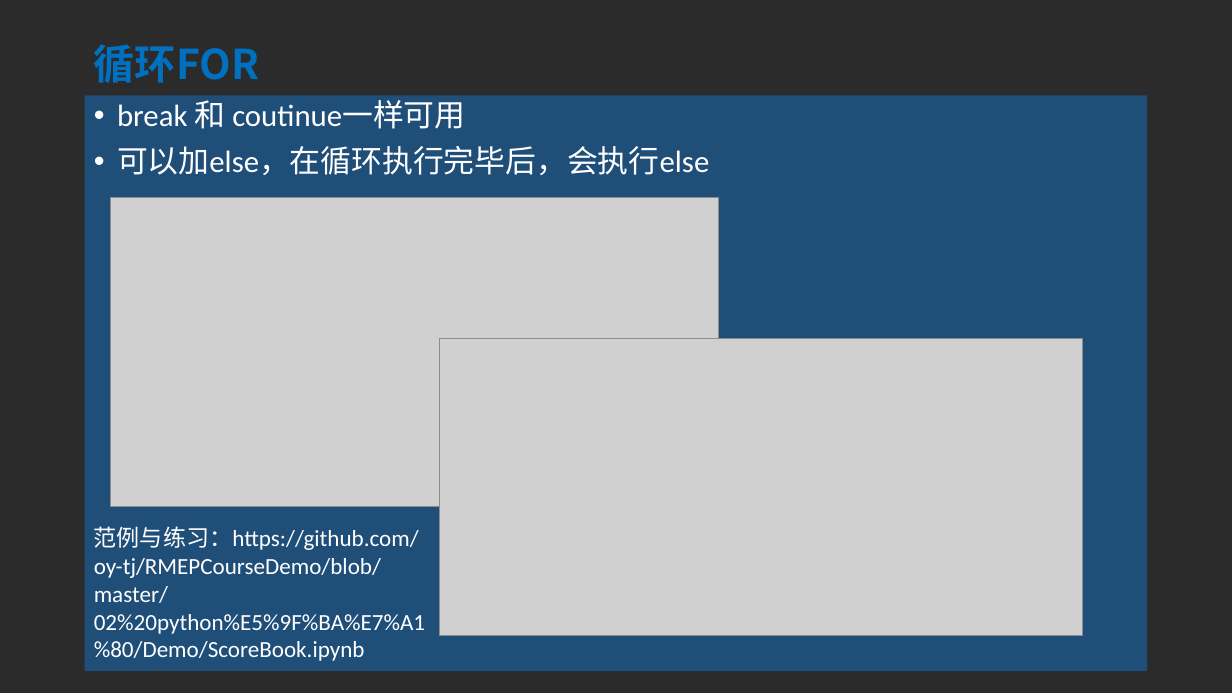
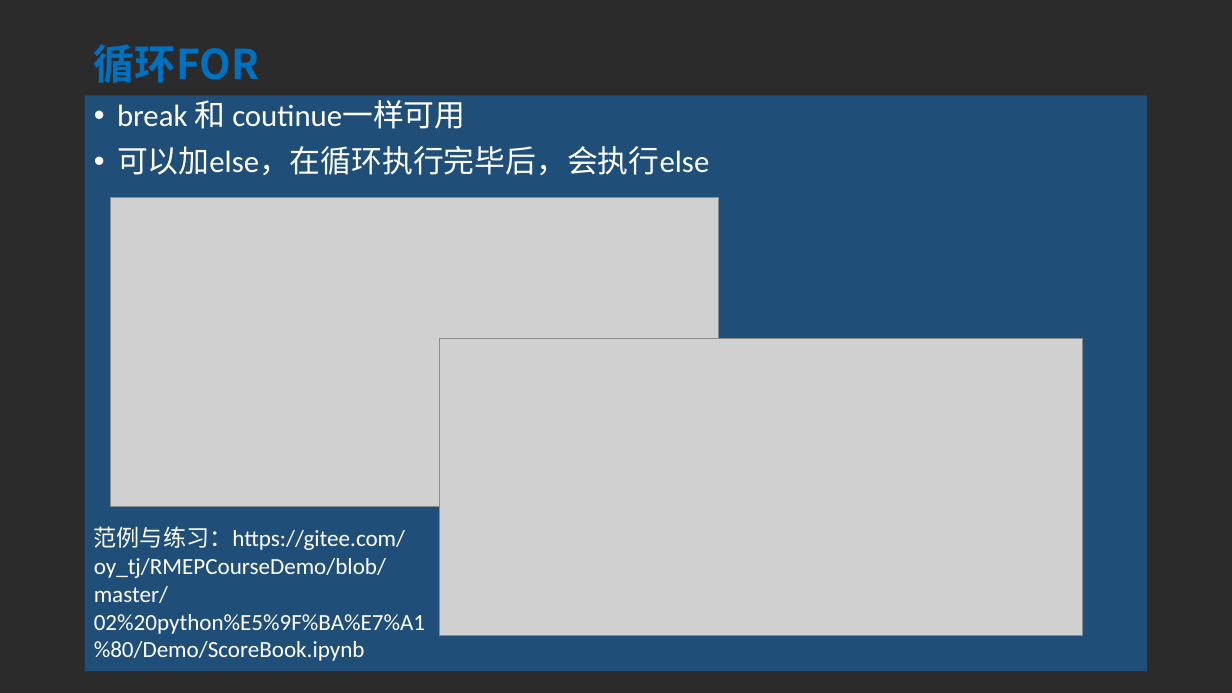
Before and after one commit to oy-tj/RMEPCourseDemo, a slide deck: slide 10 of 02 python基础/02-2 Python基础.pptx. Drawn at 1232x693 pixels with LibreOffice and Linux fonts; fonts in the diff are those of the drawing; grey boxes stand for pictures; background and template pictures are left out; a plain dark background stands for a picture behind light text. Boxes give left, top, right and bottom in pixels: in the first picture for what was removed or moved away, otherwise in the second. Text is boxed around its words. In the diff, an @@ line names an element or a change of style, - is before the commit and + after.

Commit message:
modified url of exp in 02,url is changed to gitee

```diff
--- a/02 python基础/02-2 Python基础.pptx
+++ b/02 python基础/02-2 Python基础.pptx
@@ text "break 和 coutinue一样可用" at [85, 95, 1148, 671]: text colour #CCE8CF to #FFFFFF @@
@@ text at [94, 526, 425, 661]: text changed; text colour #CCE8CF to #FFFFFF @@
-范例与练习：https://github.com/oy-tj/RMEPCourseDemo/blob/master/02%20python%E5%9F%BA%E7%A1%80/Demo/ScoreBook.ipynb
+范例与练习：https://gitee.com/oy_tj/RMEPCourseDemo/blob/master/02%20python%E5%9F%BA%E7%A1%80/Demo/ScoreBook.ipynb
```
Also in this commit, not shown: 13 other slides changed.
